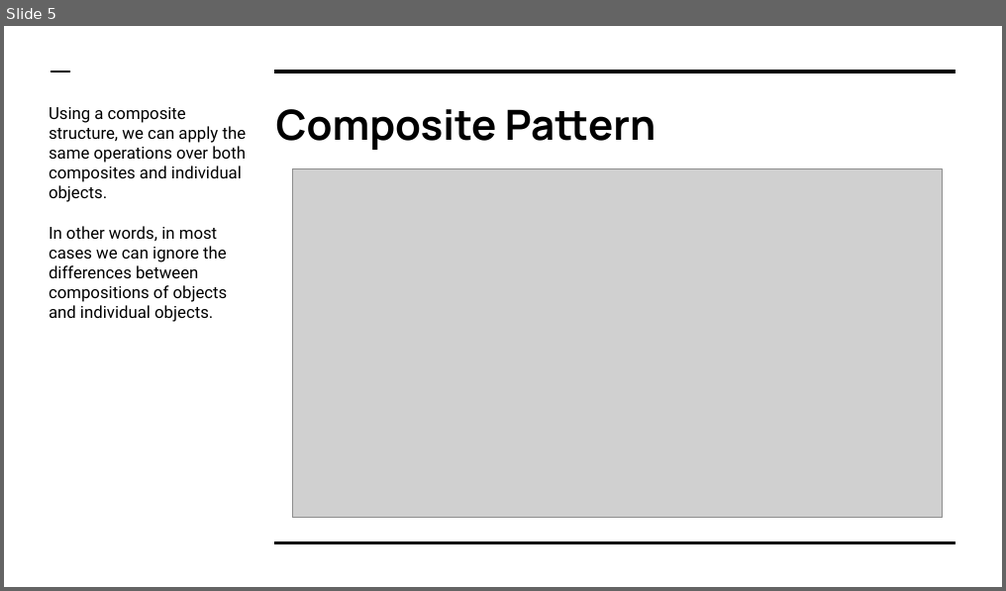
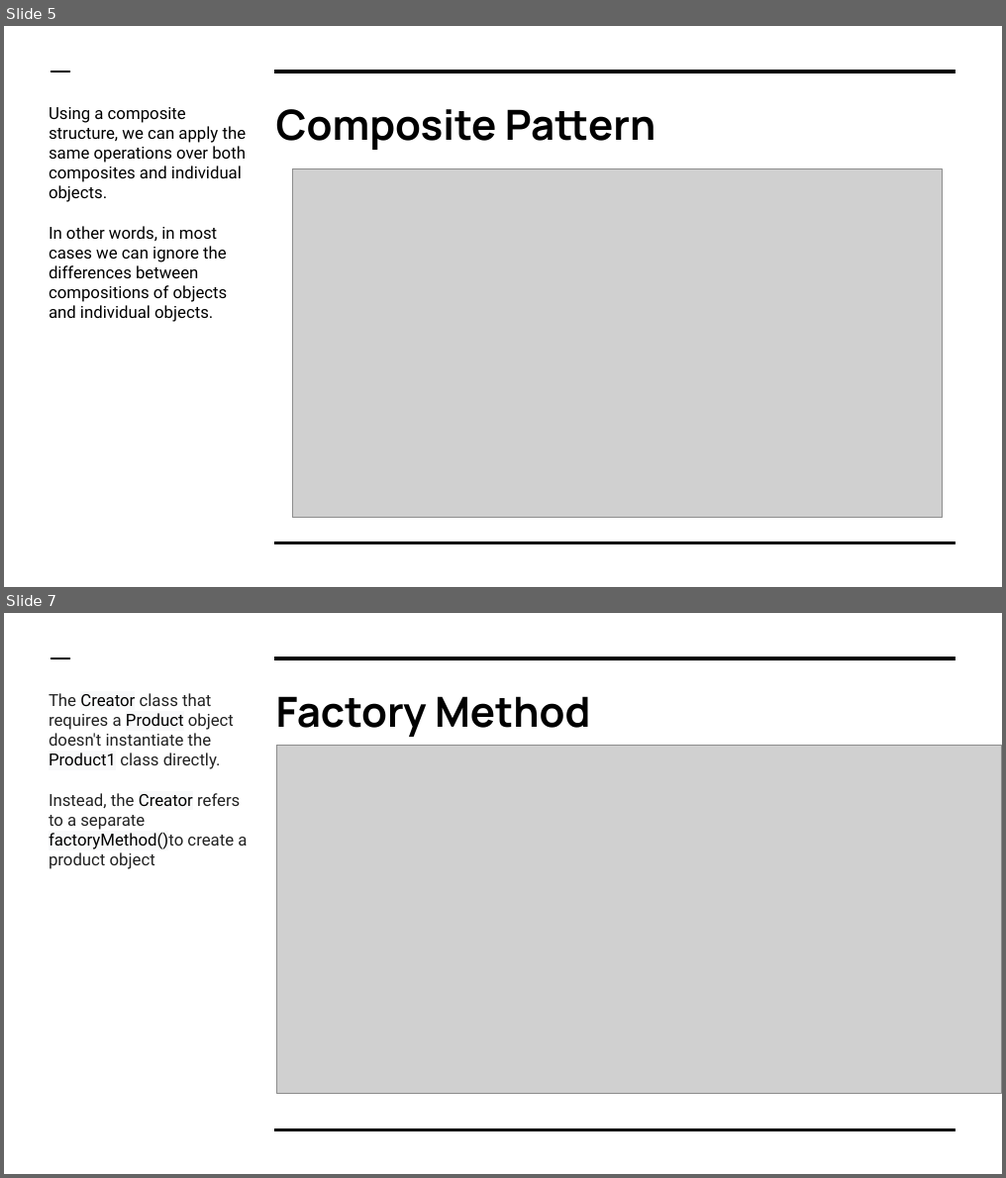
Before and after one commit to ronheywood/patternsgroup-visitor, a slide deck: CompositeIterator/CompositeIteratorPattern.pptx. Shown one above the other, each under a label of ours: slide 5 before the commit, slides 5 and 7 after it; the slides between them are not shown. The pictures are 1006x591 and 1006x1178 pixels, drawn with LibreOffice and Linux fonts; fonts in the diff are those of the drawing; grey boxes stand for pictures. Boxes give left, top, right and bottom in pixels: in the first picture for what was removed or moved away, otherwise in the second. Text is boxed around its words. In the diff, an @@ line names an element or a change of style, - is before the commit and + after.

```diff
--- a/CompositeIterator/CompositeIteratorPattern.pptx
+++ b/CompositeIterator/CompositeIteratorPattern.pptx
@@ slide 7 added at (x1=4, y1=613, x2=1002, y2=1174), background #FFFFFF; not listed: 3 template elements that a slide beside it also shows @@
@@ text added at (x1=49, y1=693, x2=247, y2=869), 12 pt, text #222222 @@
+The Creator class that requires a Product object doesn't instantiate the Product1 class directly.
+Instead, the Creator refers to a separate factoryMethod()to create a product object
@@ title added at (x1=276, y1=696, x2=590, y2=737), 30 pt, text #000000, bold @@
+Factory Method
@@ picture added at (x1=276, y1=745, x2=1002, y2=1093) @@
```
Also in this commit, not shown: 3 slides changed, 2 other slides added, 2 other files.
